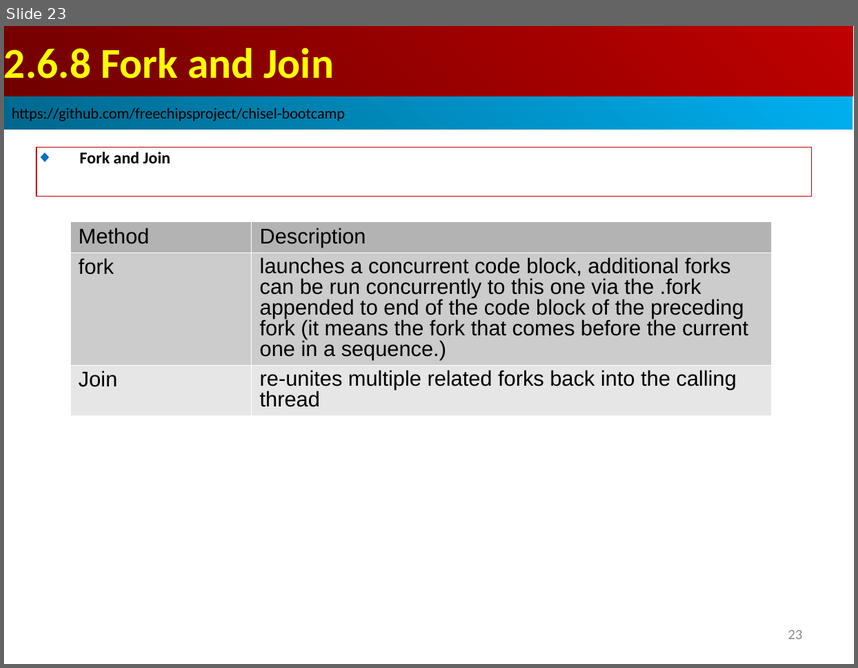
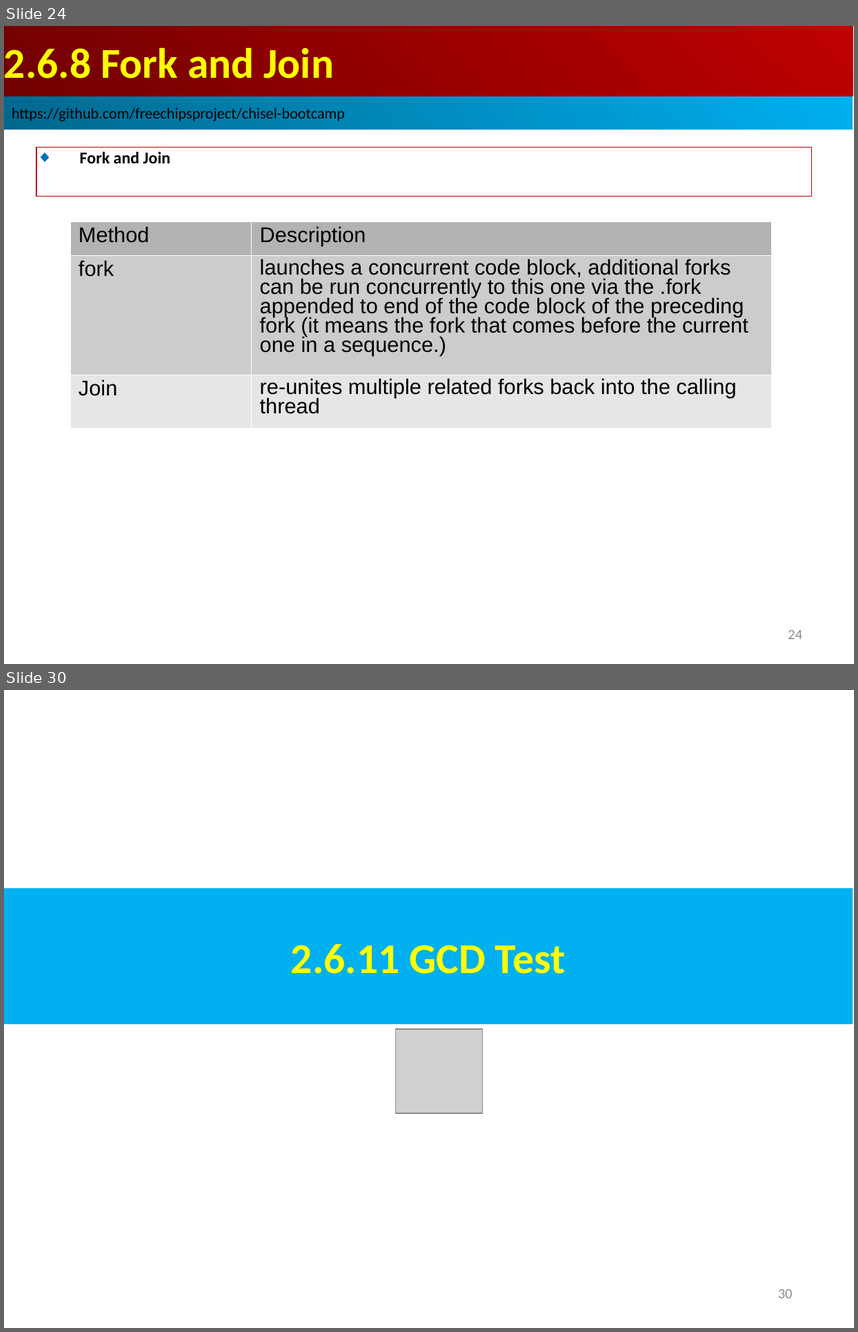
Before and after one commit to peterhchen/AIU_CS800_Chisel, a slide deck: 300_UCB_BC/002.6_Test/000_Video/002.6_Test.ppt. Shown one above the other, each under a label of ours: slide 23 before the commit, slides 24 and 30 after it; the slides between them are not shown. The pictures are 858x668 and 858x1332 pixels, drawn with LibreOffice and Linux fonts; fonts in the diff are those of the drawing; grey boxes stand for pictures. Boxes give left, top, right and bottom in pixels: in the first picture for what was removed or moved away, otherwise in the second. Text is boxed around its words. In the diff, an @@ line names an element or a change of style, - is before the commit and + after.

```diff
--- a/300_UCB_BC/002.6_Test/000_Video/002.6_Test.ppt
+++ b/300_UCB_BC/002.6_Test/000_Video/002.6_Test.ppt
@@ slide 30 added at <box>4,690,854,1328</box>, background #FFFFFF @@
@@ rectangle added at <box>4,888,853,1024</box>, fill #00B0F0, 36 pt, text #FFFF00, bold @@
+2.6.11 GCD Test
@@ picture added at <box>396,1029,483,1114</box> @@
@@ page number added at <box>778,1289,793,1298</box>, 12 pt, text #8B8B8B @@
+30
@@ what was slide 23 is now slide 24 @@
@@ slide 24 changed as well @@
@@ table at <box>70,221,771,428</box> @@
@@ line spacing 0.93 to 0.87 @@
@@ line spacing 0.87 to 0.81 @@
@@ page number at <box>788,630,802,639</box>: text changed @@
-23
+24
```
Also in this commit, not shown: 9 other slides changed, 8 other slides added.
